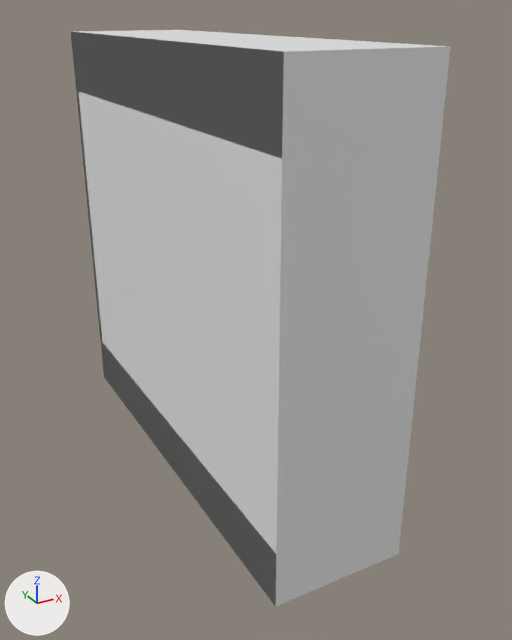
One commit to the Blender file Assets/Models/Stromkasten.blend: the scene before it, then after it.
One viewpoint serves both versions: a camera (50 mm lens) standing at (-0.435, -0.913, 0.354) and looking at (0.032, -0.064, -0.071). The axes (+X, +Y, +Z) are drawn at lower left. The lights are the same throughout.
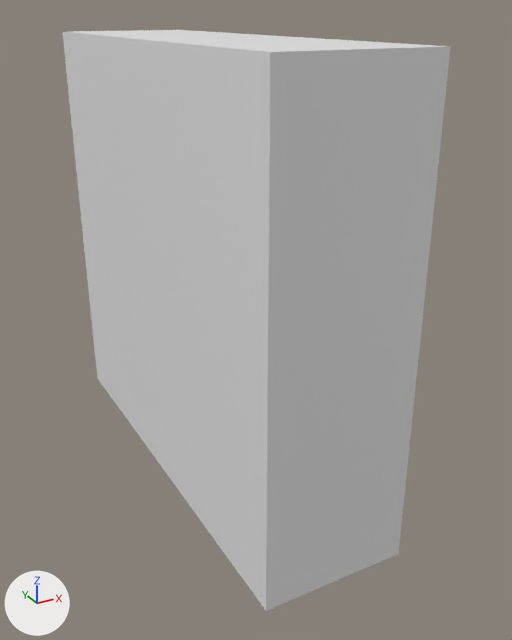
Where the change shows, as pixel boxes (x1, y1, x2, y2) in the pictures (512 x 640 px):
'Cube', reshaped: before (71, 30, 451, 607); after (62, 30, 451, 611)
part 1 of me_cube_001, built on: before (71, 31, 284, 607); after (62, 31, 284, 611)

Edits to the bpy script that builds the scene:
```text
Change me_cube_001:
    used by ob_cube; location = (0.0, 0.0, 0.0); scale = (0.32, 0.32, 0.32)
    remove me_cube_001.from_pydata(...)  # 120 vertices, 121 faces; spans x -0.3..0.3, y -1.08..1.04, z -1.0..1.0
    add me_cube_001.from_pydata(...)  # 134 vertices, 139 faces; spans x -0.34..0.3, y -1.08..1.04, z -1.0..1.0
    me_cube_001 part 1
    6 faces are deleted
    14 new vertices lie (-0.04, 0.0, 0.0) away from vertices in x -0.3, y -1.08..1.04, z -1.0..1.0
    24 new faces join them
```
